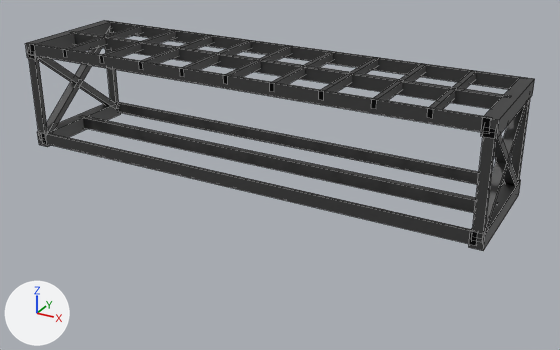
The FBX model unity/Assets/Models/Paths/p256/truss.fbx as it was, and as the next commit left it.
The view is the same before and after, from a camera (50 mm lens) standing at (23.9, -40.8, 11.6) and looking at (1.4, 0.1, -8.8). The lights are fixed; the arrows at lower left show +X, +Y and +Z. The older version comes first. Mesh edges are drawn as thin lines. Where no turn or scale is listed for an object, it has been applied to the vertices.

In view in the first picture: 'truss.001'.
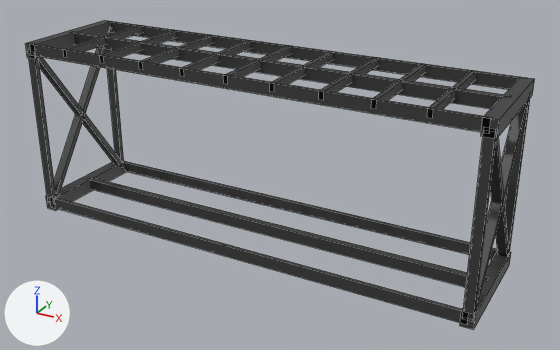
Pixel boxes (x1, y1, x2, y2) of what changed, in the pictures (560 x 350 px; the box of a moved part takes in the faces that stretch with it):
'truss.001', reshaped (34% taller): before (26, 20, 535, 251); after (26, 20, 535, 330)
part 1 of me_p256_truss, moved or reshaped: before (37, 102, 121, 147); after (46, 162, 126, 211)
part 2 of me_p256_truss, moved or reshaped: before (469, 180, 521, 251); after (460, 252, 511, 330)
part 3 of me_p256_truss, moved or reshaped: before (42, 133, 478, 244); after (51, 197, 469, 325)
part 4 of me_p256_truss, moved or reshaped: before (81, 115, 498, 213); after (89, 177, 489, 287)
part 5 of me_p256_truss, moved or reshaped: before (118, 102, 504, 186); after (123, 161, 497, 260)
part 6 of me_p256_truss, moved or reshaped: before (38, 49, 119, 105); after (38, 49, 124, 164)
part 7 of me_p256_truss, moved or reshaped: before (28, 47, 102, 140); after (28, 47, 106, 204)
part 8 of me_p256_truss, moved or reshaped: before (494, 99, 530, 185); after (490, 99, 530, 256)
part 9 of me_p256_truss, moved or reshaped: before (471, 101, 528, 242); after (463, 100, 529, 322)

The change in detail:
me_p256_truss is used by ob_truss_001; location (0.0, 0.0, 0.0).
Before the commit, vertices of me_p256_truss: 80 (-15.8, 3.7, -8.1), 82 (-15.8, 4.0, -8.1), 84 (-15.2, 3.7, -8.1) at pixel (116, 109), 86 (-15.2, 4.0, -8.1).
Before the commit, vertices of me_p256_truss: 64 (-15.8, -4.0, -8.1) at pixel (39, 138), 66 (-15.8, -3.7, -8.1), 68 (-15.2, -4.0, -8.1) at pixel (45, 140), 70 (-15.2, -3.7, -8.1).
Before the commit, vertices of me_p256_truss: 88 (15.2, 3.7, -8.1), 90 (15.2, 4.0, -8.1), 92 (15.8, 3.7, -8.1), 94 (15.8, 4.0, -8.1).
Before the commit, vertices of me_p256_truss: 72 (15.2, -4.0, -8.1) at pixel (471, 239), 74 (15.2, -3.7, -8.1), 76 (15.8, -4.0, -8.1) at pixel (482, 242), 78 (15.8, -3.7, -8.1).
me_p256_truss had 216 vertices, 162 faces and spanned x -15.9..15.9, y -4.0..4.0, z -8.6..-1.2.
me_p256_truss now has 216 vertices, 162 faces and spans x -15.9..15.9, y -4.0..4.0, z -13.6..-1.2.
me_p256_truss part 1: the loose piece of 8 vertices spanning x -15.9..-15.1, y -4.0..4.0, z -8.6..-7.5 is moved by (0.0, 0.0, -5.0).
me_p256_truss part 2: the loose piece of 8 vertices spanning x 15.1..15.9, y -4.0..4.0, z -8.6..-7.5 is moved by (0.0, 0.0, -5.0).
me_p256_truss part 3: the loose piece of 8 vertices spanning x -15.5..15.5, y -4.0..-3.8, z -8.3..-7.5 is moved by (0.0, 0.0, -5.0).
me_p256_truss part 4: the loose piece of 8 vertices spanning x -15.5..15.5, y -0.2..0.2, z -8.3..-7.5 is moved by (0.0, 0.0, -5.0).
me_p256_truss part 5: the loose piece of 8 vertices spanning x -15.5..15.5, y 3.8..4.0, z -8.3..-7.6 is moved by (0.0, 0.0, -5.0).
Part 6, on me_p256_truss:
Vertices 80, 82, 84, 86 of me_p256_truss move by (0.0, 0.0, -5.0).
Vertex 20 of me_p256_truss moves from (-15.8, 3.8, -8.2) to (-15.8, 3.8, -13.2).
Vertex 21 of me_p256_truss moves from (-15.8, 4.0, -7.9) to (-15.8, 4.0, -12.9).
Vertex 22 of me_p256_truss moves from (-15.2, 3.8, -8.2) at pixel (118, 110) to (-15.2, 3.8, -13.2) at pixel (122, 169).
Vertex 23 of me_p256_truss moves from (-15.2, 4.0, -7.9) to (-15.2, 4.0, -12.9).
Part 7, on me_p256_truss:
Vertices 64, 66, 68, 70 of me_p256_truss move by (0.0, 0.0, -5.0).
Vertex 24 of me_p256_truss moves from (-15.8, -3.8, -8.2) to (-15.8, -3.8, -13.2).
Vertex 25 of me_p256_truss moves from (-15.8, -4.0, -7.9) at pixel (38, 136) to (-15.8, -4.0, -12.9) at pixel (47, 200).
Vertex 26 of me_p256_truss moves from (-15.2, -3.8, -8.2) to (-15.2, -3.8, -13.2).
Vertex 27 of me_p256_truss moves from (-15.2, -4.0, -7.9) at pixel (45, 137) to (-15.2, -4.0, -12.9) at pixel (53, 202).
Part 8, on me_p256_truss:
Vertices 88, 90, 92, 94 of me_p256_truss move by (0.0, 0.0, -5.0).
Vertex 52 of me_p256_truss moves from (15.2, 3.8, -8.2) to (15.2, 3.8, -13.2).
Vertex 53 of me_p256_truss moves from (15.2, 4.0, -7.9) to (15.2, 4.0, -12.9).
Vertex 54 of me_p256_truss moves from (15.8, 3.8, -8.2) to (15.8, 3.8, -13.2).
Vertex 55 of me_p256_truss moves from (15.8, 4.0, -7.9) to (15.8, 4.0, -12.9).
Part 9, on me_p256_truss:
Vertices 72, 74, 76, 78 of me_p256_truss move by (0.0, 0.0, -5.0).
Vertex 56 of me_p256_truss moves from (15.2, -3.8, -8.2) to (15.2, -3.8, -13.2).
Vertex 57 of me_p256_truss moves from (15.2, -4.0, -7.9) at pixel (471, 236) to (15.2, -4.0, -12.9) at pixel (462, 316).
Vertex 58 of me_p256_truss moves from (15.8, -3.8, -8.2) to (15.8, -3.8, -13.2).
Vertex 59 of me_p256_truss moves from (15.8, -4.0, -7.9) at pixel (482, 238) to (15.8, -4.0, -12.9) at pixel (473, 319).
